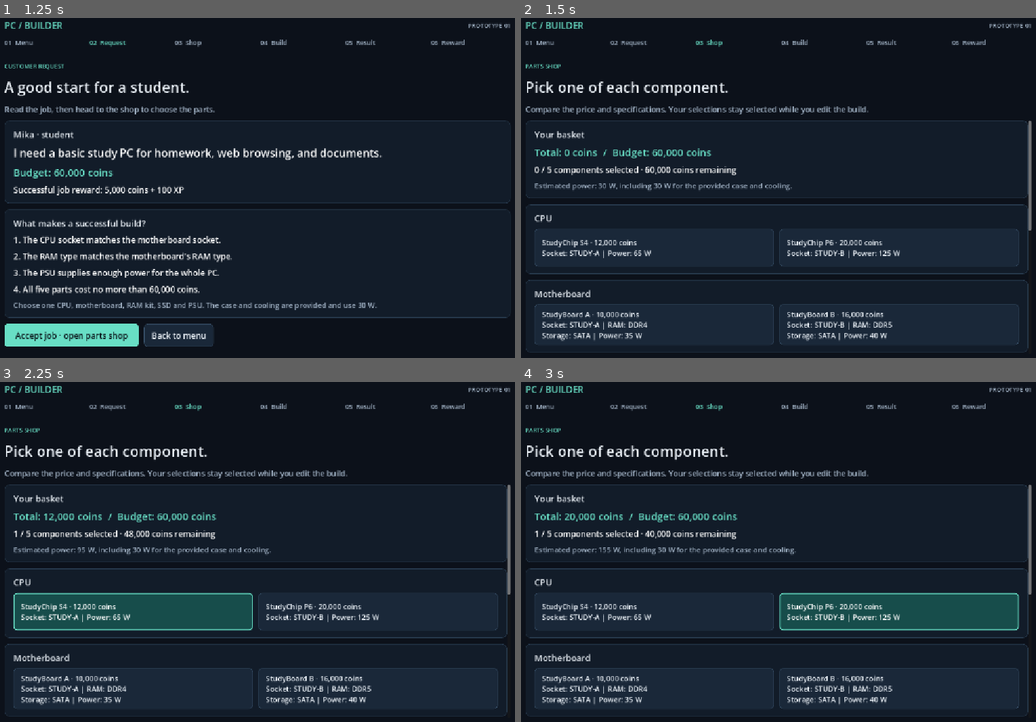
Above: before the commit, frames 1-4 (two rows, left to right).
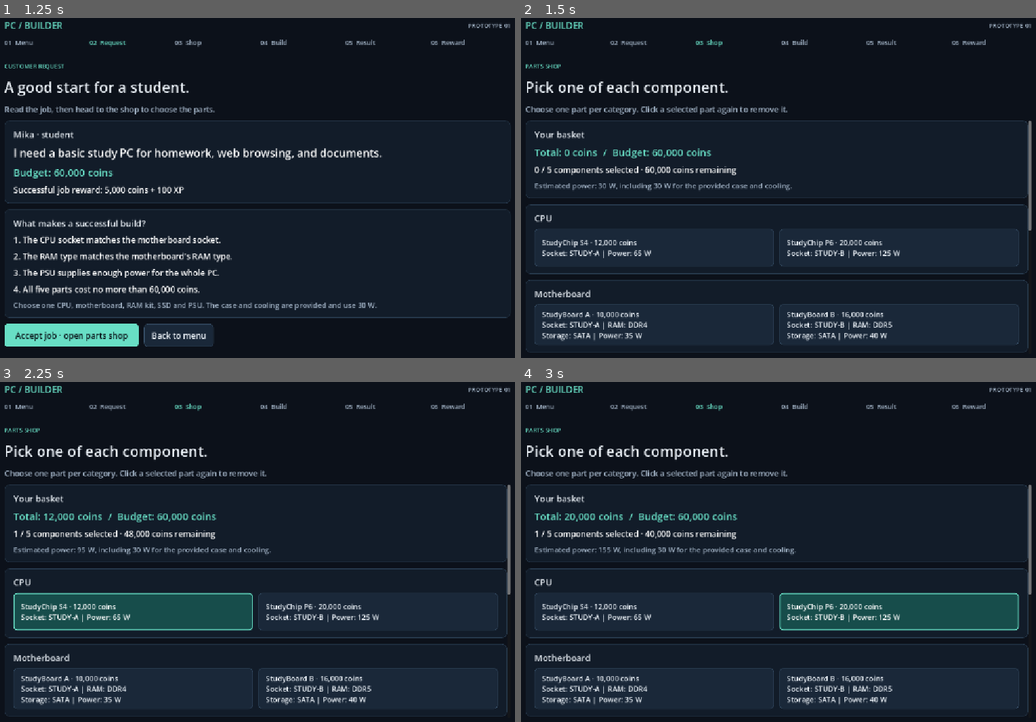
Above: after the commit, the same moments.

Repository: weebfetish/android-game
Game: Godot game, scene res://scenes/main.tscn
Same seed, same stepped clock (60 frames per second), same inputs: the game is played once before the commit and once after it.
Inputs:
- Up to frame 1 (1.25 s): click "Start customer request" at 0.5 s
- Up to frame 2 (1.5 s): click "Accept job · open parts shop" at 1.25 s
- Up to frame 3 (2.25 s): click "StudyChip S4 · 12,000 coins S…" at 2 s
- Up to frame 4 (3 s): click "StudyChip P6 · 20,000 coins S…" at 2.75 s

Frame 1 is identical in both runs. In frame 2, 0.7% of the frame differs, in the area x 1-68%, y 25-29%; in frame 3, 0.7%; in frame 4, 0.7%.

Commit message:
Fix prototype validation and UI issues

Diff:
--- a/scripts/game_state.gd
+++ b/scripts/game_state.gd
@@ -30,9 +30,15 @@
 func select_part(category: String, part: PartData) -> void:
 	if not PartsCatalog.CATEGORIES.has(category):
 		return
-	if part == null or part.category != category:
+	if part != null and part.category != category:
 		return
-	selected_parts[category] = part
+	# Passing null clears a slot. Clearing an empty slot changes nothing.
+	if part == null:
+		if not selected_parts.erase(category):
+			return
+	else:
+		selected_parts[category] = part
+	# Both selecting and deselecting invalidate the previously checked build.
 	last_result.clear()
 	_evaluated_selection.clear()
 	state_changed.emit()
--- a/scripts/screens/parts_shop.gd
+++ b/scripts/screens/parts_shop.gd
@@ -13,7 +13,7 @@
 func _ready() -> void:
 	var body := ScreenUI.create_page(
 		self, 2, "PARTS SHOP", "Pick one of each component.",
-		"Compare the price and specifications. Your selections stay selected while you edit the build."
+		"Choose one part per category. Click a selected part again to remove it."
 	)
 	var summary := ScreenUI.card(body, "Your basket")
 	_total_label = ScreenUI.label("", 22, ScreenUI.accent_color())
@@ -66,7 +66,11 @@
 
 
 func _select_part(category: String, part: PartData) -> void:
-	GameState.select_part(category, part)
+	var selected: PartData = GameState.selected_parts.get(category)
+	if selected != null and selected.id == part.id:
+		GameState.select_part(category, null)
+	else:
+		GameState.select_part(category, part)
 	_refresh_summary()
 
 
--- a/scripts/screens/pc_build.gd
+++ b/scripts/screens/pc_build.gd
@@ -17,7 +17,9 @@
 	summary.add_child(ScreenUI.label("Estimated power needed: %d W" % BuildValidator.required_power(GameState.selected_parts), 20))
 	var psu: PartData = GameState.selected_parts.get("psu")
 	if psu != null:
-		summary.add_child(ScreenUI.label("Selected PSU: %s" % PartsCatalog.describe_part(psu), 18))
+		summary.add_child(ScreenUI.label("Selected PSU: %s | %s" % [psu.display_name, PartsCatalog.describe_part(psu)], 18))
+	else:
+		summary.add_child(ScreenUI.label("Selected PSU: no part selected", 18))
 	summary.add_child(ScreenUI.label("The provided case and cooling add a fixed 30 W and cost no coins.", 16, ScreenUI.muted_color()))
 	summary.add_child(ScreenUI.label("Build PC checks the CPU socket, RAM type, PSU capacity and total cost.", 16, ScreenUI.muted_color()))
 
@@ -39,17 +41,17 @@
 	var part: PartData = GameState.selected_parts.get(category)
 	if part == null:
 		parent.add_child(ScreenUI.label("%s: no part selected" % PartsCatalog.category_label(category), 18, Color("ffb1b1")))
-		return
-	var row := HBoxContainer.new()
-	row.add_theme_constant_override("separation", 16)
-	parent.add_child(row)
-	var name_label := ScreenUI.label("%s · %s" % [PartsCatalog.category_label(category), part.display_name], 18)
-	name_label.size_flags_horizontal = Control.SIZE_EXPAND_FILL
-	row.add_child(name_label)
-	var price_label := ScreenUI.label("%s coins" % ScreenUI.money(part.price), 18)
-	price_label.autowrap_mode = TextServer.AUTOWRAP_OFF
-	row.add_child(price_label)
-	parent.add_child(ScreenUI.label(PartsCatalog.describe_part(part), 16, ScreenUI.muted_color()))
+	else:
+		var row := HBoxContainer.new()
+		row.add_theme_constant_override("separation", 16)
+		parent.add_child(row)
+		var name_label := ScreenUI.label("%s · %s" % [PartsCatalog.category_label(category), part.display_name], 18)
+		name_label.size_flags_horizontal = Control.SIZE_EXPAND_FILL
+		row.add_child(name_label)
+		var price_label := ScreenUI.label("%s coins" % ScreenUI.money(part.price), 18)
+		price_label.autowrap_mode = TextServer.AUTOWRAP_OFF
+		row.add_child(price_label)
+		parent.add_child(ScreenUI.label(PartsCatalog.describe_part(part), 16, ScreenUI.muted_color()))
 	if category != PartsCatalog.CATEGORIES[-1]:
 		parent.add_child(HSeparator.new())
 
--- a/tests/run_tests.gd
+++ b/tests/run_tests.gd
@@ -22,6 +22,8 @@
 	_check(state != null, "GameState autoload is available")
 	if state != null:
 		_test_rewards(state)
+		_test_deselection(state)
+		await _test_pc_build_slots(state)
 		await _test_scene_flow(state)
 	print("\nPrototype tests: %d checks, %d failures." % [_checks, _failures])
 	quit(0 if _failures == 0 else 1)
@@ -44,6 +46,17 @@
 	var first: PartData = Catalog.find_part("cpu_s4")
 	first.price = 1
 	_check(Catalog.find_part("cpu_s4").price == 12000, "Catalog resources are independent")
+	var first_board: PartData = Catalog.find_part("board_a")
+	first_board.supported_storage_interfaces.append("NVMe")
+	_check(Catalog.find_part("board_a").supported_storage_interfaces == PackedStringArray(["SATA"]),
+		"Editing a motherboard's storage interfaces cannot change the catalog")
+	var default_part := PartData.new()
+	_check(typeof(default_part.supported_storage_interfaces) == TYPE_PACKED_STRING_ARRAY,
+		"Default storage interfaces are a PackedStringArray")
+	_check(default_part.supported_storage_interfaces.duplicate().is_empty(),
+		"Default storage interfaces can be copied safely")
+	_check(Catalog.find_part("cpu_s4").supported_storage_interfaces.duplicate().is_empty(),
+		"Parts without storage specifications have a safely copied empty array")
 
 
 func _test_validation() -> void:
@@ -110,6 +123,11 @@
 	_check(state.coins == starting_coins + 5000 and state.xp == starting_xp + 100, "Success awards 5,000 coins and 100 XP")
 	_check(not state.claim_reward(), "The same build cannot pay twice")
 	_check(state.coins == starting_coins + 5000 and state.xp == starting_xp + 100, "A second claim leaves totals unchanged")
+	state.select_part("ssd", null)
+	_check(state.reward_claimed, "Deselecting after payment preserves the request's claimed reward")
+	state.select_part("ssd", Catalog.find_part("ssd_512"))
+	_check(state.evaluate_build()["success"], "A paid request can still evaluate an edited valid build")
+	_check(not state.claim_reward(), "Editing and rebuilding a paid request cannot pay again")
 
 	state.start_new_request()
 	_check(state.coins == starting_coins + 5000 and state.xp == starting_xp + 100, "Replaying preserves earned coins and XP")
@@ -135,7 +153,80 @@
 	_check(not state.claim_reward(), "Changing the budget invalidates a pending reward")
 	state.customer_budget = 60000
 	state.start_new_request()
+	_select_state_parts(state, _parts())
+	state.evaluate_build()
+	state.selected_parts["motherboard"].supported_storage_interfaces.append("NVMe")
+	_check(Validator.validate(state.selected_parts, state.customer_budget)["success"],
+		"Adding a storage interface leaves the evaluated parts compatible")
+	_check(not state.claim_reward(), "Changing a storage interface array cannot claim the previous result")
+	state.start_new_request()
+	_select_state_parts(state, _parts())
+	state.evaluate_build()
+	state.selected_parts["cpu"].price += 1
+	_check(Validator.validate(state.selected_parts, state.customer_budget)["success"],
+		"A one-coin price change still leaves the parts within budget")
+	_check(not state.claim_reward(), "Changing a price cannot claim the previous result even if the build remains valid")
+	state.start_new_request()
 	_check(state.coins == starting_coins + 5000 and state.xp == starting_xp + 100, "Rejected rewards leave player totals unchanged")
+
+
+func _test_deselection(state: Node) -> void:
+	state.start_new_request()
+	state.select_part("cpu", PartData.new("default_cpu", "cpu"))
+	_check(not state.evaluate_build()["success"],
+		"An incomplete build with default storage interfaces evaluates safely")
+	state.start_new_request()
+	_select_state_parts(state, _parts())
+	state.evaluate_build()
+	var before: Dictionary = _snapshot(state.selected_parts)
+	var notifications: Array[int] = [0]
+	var on_change := func() -> void:
+		notifications[0] += 1
+	state.state_changed.connect(on_change)
+	state.select_part("unknown", null)
+	state.select_part("unknown", Catalog.find_part("ssd_512"))
+	state.select_part("ssd", Catalog.find_part("ram_ddr4"))
+	_check(_snapshot(state.selected_parts) == before, "Invalid selection and deselection requests leave all slots unchanged")
+	_check(state.last_result.get("success", false), "Invalid selection requests preserve the evaluated result")
+	_check(notifications[0] == 0, "Invalid selection requests emit no state change")
+	state.select_part("ssd", null)
+	_check(not state.selected_parts.has("ssd"), "Deselecting removes the SSD slot")
+	_check(state.total_cost() == 33000, "Deselecting removes the SSD's price from the total")
+	_check(Validator.required_power(state.selected_parts) == 135, "Deselecting removes the SSD's power draw while retaining case overhead")
+	_check(not state.has_all_parts(), "Deselecting makes the build incomplete")
+	_check(state.last_result.is_empty(), "Deselecting invalidates the evaluated result")
+	_check(not state.claim_reward(), "A deselected build cannot claim a stale reward")
+	_check(notifications[0] == 1, "Deselecting an occupied slot emits one state change")
+	state.select_part("ssd", null)
+	_check(notifications[0] == 1, "Deselecting an empty slot is a silent no-op")
+	state.state_changed.disconnect(on_change)
+	state.start_new_request()
+
+
+func _test_pc_build_slots(state: Node) -> void:
+	var build_scene: PackedScene = load("res://scenes/screens/pc_build.tscn")
+	for has_cpu in [false, true]:
+		state.start_new_request()
+		if has_cpu:
+			state.select_part("cpu", Catalog.find_part("cpu_s4"))
+		var build: Node = build_scene.instantiate()
+		root.add_child(build)
+		await _advance_frames()
+		var title: Label = _find_label(build, "Selected components")
+		var separators: int = 0
+		if title != null:
+			for child in title.get_parent().get_children():
+				if child is HSeparator:
+					separators += 1
+		_check(title != null and separators == 4, "An %s build keeps four separators between its five component slots" % ["incomplete" if has_cpu else "empty"])
+		_check(_has_text(build, "SSD: no part selected"), "An incomplete build identifies the empty SSD slot")
+		_check(_has_text(build, "PSU: no part selected"), "An incomplete build identifies the empty PSU slot")
+		_check(_has_text(build, "Selected PSU: no part selected"), "An incomplete build's summary reports the absent PSU")
+		var build_button: Button = build.find_child("BuildButton", true, false) as Button
+		_check(build_button != null and build_button.disabled, "An incomplete build cannot press Build PC")
+		build.queue_free()
+		await _advance_frames()
+	state.start_new_request()
 
 
 func _test_scene_flow(state: Node) -> void:
@@ -164,12 +255,36 @@
 	_check(continue_button != null and continue_button.disabled, "An empty shop basket cannot continue to building")
 	if not await _choose_shop_parts(main, _parts()):
 		return
+	if not await _press_button(main, "ssd_256"):
+		return
+	_check(not state.selected_parts.has("ssd"), "Clicking the selected shop option deselects its component")
+	_check(continue_button.disabled, "Deselecting in the shop disables Continue")
+	var ssd_choice: Button = main.find_child("ssd_256", true, false) as Button
+	_check(ssd_choice != null and not ssd_choice.button_pressed, "The deselected shop option is visibly unpressed")
+	if not await _press_button(main, "ssd_256"):
+		return
+	_check(state.has_all_parts() and not continue_button.disabled, "Clicking the shop option again restores the complete basket")
 	if not await _press_button(main, "ContinueButton"):
 		return
 	var build_body: Control = main.find_child("PageBody", true, false) as Control
 	_check(build_body != null and build_body.size.y < 1000,
 		"The five selected parts fit in a readable build page under 1,000 pixels tall")
 	_check(_has_text(main, "StudyChip S4"), "The build screen shows the selected CPU")
+	_check(_has_text(main, "Selected PSU: StudyPower 180 W | Supplies up to 180 W"),
+		"The build summary identifies the selected PSU model and capacity")
+	var first_build_id: int = main.get("current_screen").get_instance_id()
+	if not await _press_button(main, "EditPartsButton"):
+		return
+	if not await _press_button(main, "ssd_512"):
+		return
+	if not await _press_button(main, "ContinueButton"):
+		return
+	_check(main.get("current_screen").get_instance_id() != first_build_id,
+		"Returning from the shop creates a fresh PC build screen")
+	_check(_has_text(main, "StudySSD 512 GB"), "The recreated build screen shows the replacement SSD")
+	_check(not _has_text(main, "StudySSD 256 GB"), "The recreated build screen does not show the previous SSD")
+	_check(_has_text(main, "Total cost: 41,000 / 60,000 coins"), "Returning from the shop refreshes the build cost")
+	_check(_has_text(main, "Estimated power needed: 140 W"), "Returning from the shop refreshes the build power")
 	if not await _press_button(main, "BuildButton"):
 		return
 	_check(_has_text(main, "SUCCESS"), "The result screen shows SUCCESS")
@@ -276,6 +391,16 @@
 	return false
 
 
+func _find_label(node: Node, text: String) -> Label:
+	if node is Label and node.text == text:
+		return node
+	for child in node.get_children():
+		var label: Label = _find_label(child, text)
+		if label != null:
+			return label
+	return null
+
+
 func _advance_frames() -> void:
 	# Screen swaps are deferred; allow the old screen to leave the tree.
 	await process_frame
Not shown, changed: README.md
